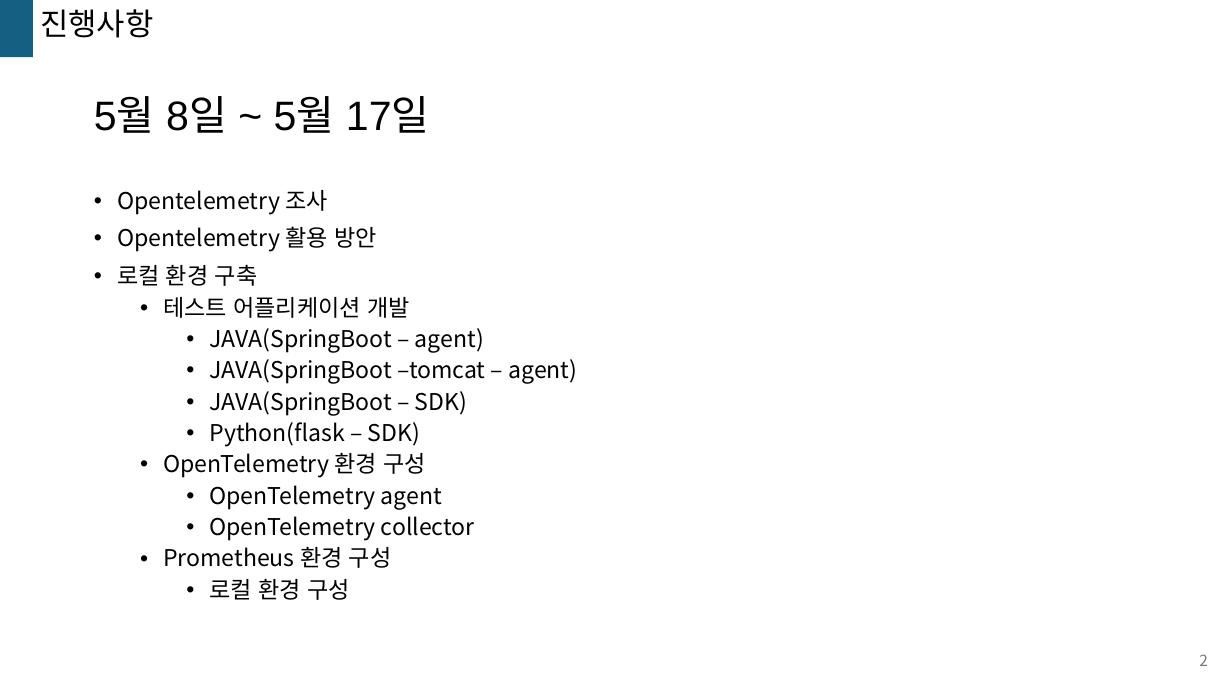
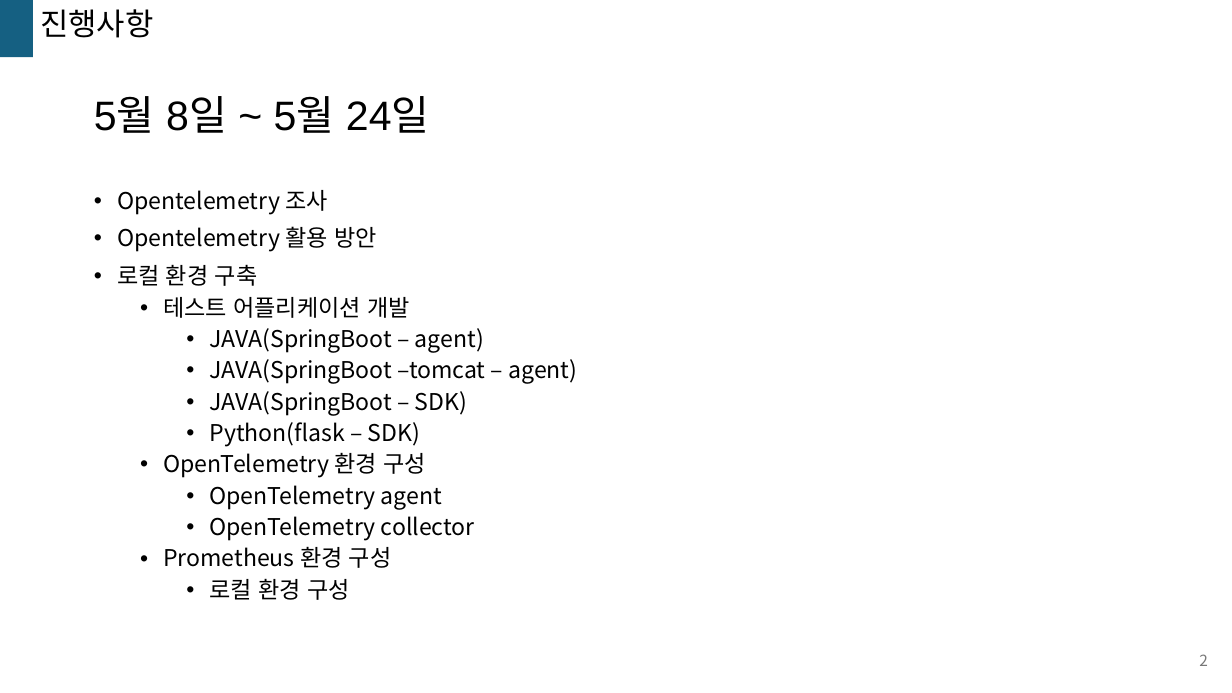
Before and after one commit to kkimsungchul/otel, a slide deck: slide 2 of [Otel]정리.pptx. Drawn at 1232x693 pixels with LibreOffice and Linux fonts; fonts in the diff are those of the drawing. Boxes give left, top, right and bottom in pixels: in the first picture for what was removed or moved away, otherwise in the second. Text is boxed around its words. In the diff, an @@ line names an element or a change of style, - is before the commit and + after.

```diff
--- a/[Otel]정리.pptx
+++ b/[Otel]정리.pptx
@@ title at (94, 98, 430, 133): text changed @@
-5월 8일 ~ 5월 17일
+5월 8일 ~ 5월 24일
```
Also in this commit, not shown: 5 other slides changed.
